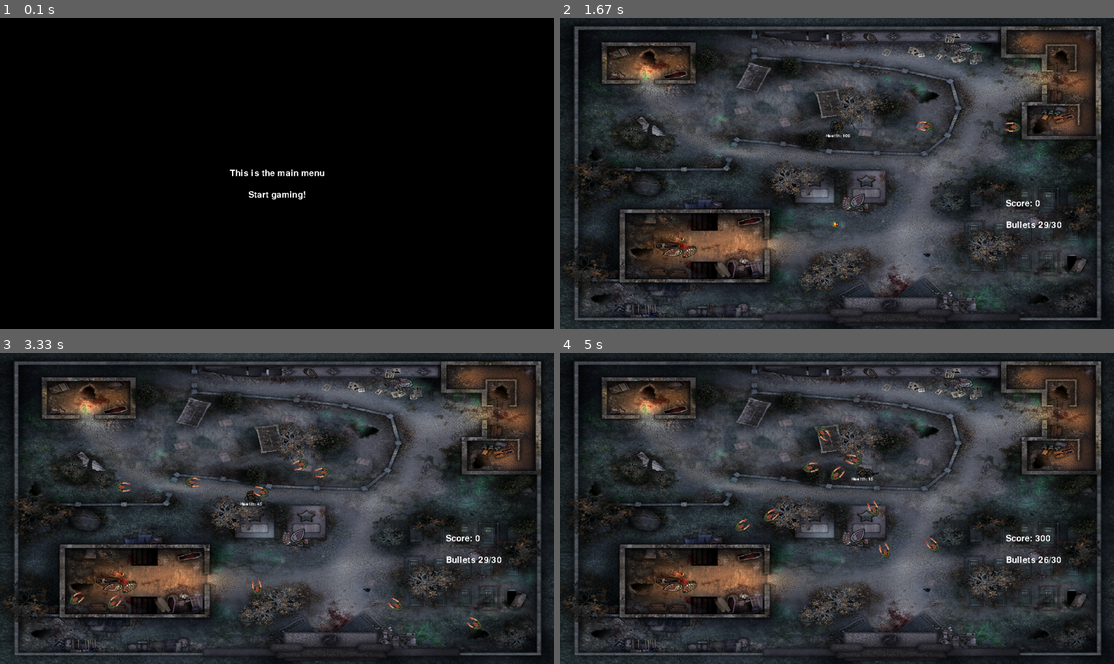
Above: before the commit, frames 1-4 (two rows, left to right).
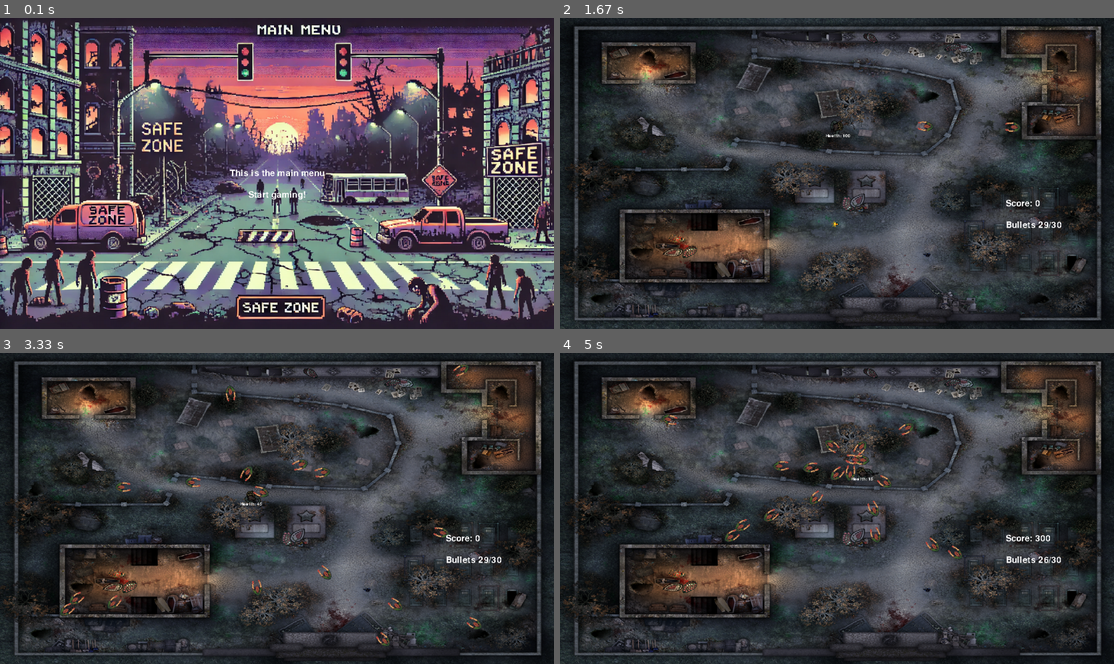
Above: after the commit, the same moments.

Repository: malariaparasiet/soloGame
Game: pygame game, started from main.py
Two runs of this game, one before a commit and one after it. Both use one fixed random seed, a clock stepped at 60 frames per second and the inputs below.
Inputs (mouse positions are in pixels of both pictures, inside the frame that each line leads up to):
- Up to frame 1 (0.1 s): no input
- Up to frame 2 (1.67 s): press the mouse at (837, 195) at 0.87 s; move the mouse to (859, 170) at 0.97 s; release the mouse at (875, 148) at 1.1 s; hold W 1.17-1.63 s; move the mouse to (814, 229) at 1.2 s
- Up to frame 3 (3.33 s): hold D 1.67-2.13 s; move the mouse to (315, 436) at 1.7 s; tap U at 1.82, 3.22 s; hold A 2.17-2.7 s; move the mouse to (171, 570) at 2.2 s; hold S 2.73-3.03 s; move the mouse to (155, 604) at 2.77 s; hold A from 3.07 s (still down); move the mouse to (470, 570) at 3.1 s
- Up to frame 4 (5 s): release A at 3.47 s; press the mouse at (837, 530) at 3.53 s; move the mouse to (942, 458) at 3.63 s; release the mouse at (1041, 390) at 3.77 s; hold W 3.83-4.2 s; click (881, 527) at 3.92 s; hold D 4.23-4.87 s; click (892, 393) at 4.32 s; tap U at 4.38 s; hold S from 4.9 s (still down); click (969, 449) at 4.98 s

The runs differ from the first frame. In frame 1, 99% of the frame differs, in the area x 0-100%, y 0-100%; in frame 2, nothing differs; in frame 3, 0.4%; in frame 4, 0.7%.

Commit message:
did some stuff
check main for todolist

Diff:
--- a/bullet_class.py
+++ b/bullet_class.py
@@ -57,7 +57,7 @@
             # Add the new bullet to the list with rect
             bullet_rect = self.scaledImage.get_rect(center=(x, y))
             self.bulletList.append({'x': x, 'y': y, 'angle': angle_rad, 'rect': bullet_rect})
-            logging.info(f"Bullet fired at: x: {x}, y: {y}")
+            # logging.info(f"Bullet fired at: x: {x}, y: {y}")
 
         if self.shoot == False and pygame.time.get_ticks() - self.lastShootTime > 300:
             self.shoot = True
--- a/enemy_class.py
+++ b/enemy_class.py
@@ -23,12 +23,12 @@
 
     def GenerateEnemy(self):
         # Randomly spawn an enemy based on spawn rate and list size
-        if random.randint(1,5) == random.randint(1,5) and len(self.enemyList) < 10:
+        if random.randint(1,5) == random.randint(1,5) and len(self.enemyList) <= 35:
             posX = random.randint(0, infoObject.current_w)
             posY = random.randint(0, infoObject.current_h)
 
             # Debugging spawn position
-            logging.debug(f"Generating an enemy at position ({posX}, {posY})")
+            # logging.debug(f"Generating an enemy at position ({posX}, {posY})")
 
             # Create a new enemy dictionary with position and rect
             rectImage = self.scaledImage.get_rect(center=(posX, posY))
@@ -48,10 +48,10 @@
             rect.x += dx * self.speed
             rect.y += dy * self.speed
 
-    def check_if_shot(self, player):
-        for enemy in self.enemyList:
-            if enemy['rect'].colliderect(player.rot_image_rect):
-                logging.debug(f"Collision detected between player and enemy at {enemy['rect'].topleft}")
+    # def check_if_shot(self, player):
+    #     for enemy in self.enemyList:
+    #         if enemy['rect'].colliderect(player.rot_image_rect):
+    #             logging.debug(f"Collision detected between player and enemy at {enemy['rect'].topleft}")
 
     def look_at_player(self, player):
         for enemy in self.enemyList:
--- a/main.py
+++ b/main.py
@@ -7,8 +7,16 @@
 from background_class import Background
 from menus import Menus
 
+#TODO
+#1. Sound effects
+#2. Maak tekst mooier
+#3. Voeg animatie toe
+#4. Speed up spelletje
+#5. Voeg comments toe en maak de code beter als het kan
 
 #initializing
+pygame.mixer.pre_init(44100, 16, 2, 4096)
+pygame.font.init()
 pygame.init()
 logging.basicConfig(level=logging.DEBUG, format="%(asctime)s -  %(levelname)s - %(message)s")
 
@@ -39,11 +47,10 @@
         player.checkIfInsideBoundry()
         player.playerLooksAtMouse()
         player.movement()
-        player.updateVariables()
         player.isBeingTouchedByEnemy()
 
         enemy.GenerateEnemy()
-        enemy.check_if_shot(player)
+        # enemy.check_if_shot(player)
         enemy.move_towards_player(player)
         enemy.look_at_player(player)
 
@@ -52,10 +59,6 @@
         bullet.shooting(player)
         bullet.check_if_shot_enemy(enemy)
 
-        menus.killedMenuCheck()
-
-        pygame.font.init()
-
         font = pygame.font.Font("graphics\AurulentSansMNerdFontPropo-Regular.otf", 30)
         font_health = pygame.font.Font("graphics\AurulentSansMNerdFontPropo-Regular.otf", 15)
 
@@ -63,7 +66,7 @@
         clipSizeText_surface = font.render(f'Bullets {bullet.clip_size}/30', False, (255,255,255))
         screen.blit(clipSizeText_surface, (infoObject.current_w - 250, infoObject.current_h - 250))
 
-        scoreText_surface = font.render(f'Score: {player.score}', False, (255,255,255))
+        scoreText_surface = font.render(f'Score: {bullet.score}', False, (255,255,255))
         screen.blit(scoreText_surface, (infoObject.current_w - 250, infoObject.current_h - 300))
 
         healthText_surface = font_health.render(f'Health: {player.health}', False, (255,255,255))
@@ -83,7 +86,8 @@
     elif menus.mainMenuActive:
         menus.mainMenu()
 
-    elif menus.killedMenuActive:
+    if menus.killedMenuActive and player.health <= 0:
+        menus.gameRunning = False
         menus.killedMenu()
 
     pygame.display.flip()
--- a/menus.py
+++ b/menus.py
@@ -16,19 +16,17 @@
     def __init__(self, screen):
         self.gameRunning = False
         self.mainMenuActive = True
-        self.killedMenuActive = False
+        self.killedMenuActive = True
         self.screen = screen
-        self.mousepos = None
 
-    def UpdateVars(self):
-        self.mousepos = pygame.mouse.get_pos()
-
-    def killedMenuCheck(self):
-        from main import player
-        if self.gameRunning == False and player.health <= 0:
-            self.killedMenuActive = True
 
     def mainMenu(self):
+
+        mainMenuBG_ogImg = pygame.image.load("graphics/mainMenuBG.png").convert()
+        mainMenuBG_image = pygame.transform.scale(mainMenuBG_ogImg, (infoObject.current_w, infoObject.current_h))
+
+        self.screen.blit(mainMenuBG_image, (0,0))
+
         font = pygame.font.Font("graphics\AurulentSansMNerdFontPropo-Regular.otf", 30)
 
         mainMenu_Text1 = font.render(f'This is the main menu', False, (255,255,255))
@@ -39,16 +37,45 @@
         mainMenu_Text2Rect = mainMenu_Text2.get_rect(center=(infoObject.current_w / 2, infoObject.current_h / 2 + 50))
         self.screen.blit(mainMenu_Text2, mainMenu_Text2Rect)
 
-        # self.mousepos = pygame.mouse.get_pos()
-
-        # print(self.mousepos)
-
         if mainMenu_Text2Rect.collidepoint(pygame.mouse.get_pos()):
-            print(pygame.mouse.get_pos())
             if pygame.mouse.get_pressed()[0]:  # Left click
                 logging.info("Starting the game!")
                 self.mainMenuActive = False
                 self.gameRunning = True
 
     def killedMenu(self):
-        pass
+
+        killedMenuBG_ogImg = pygame.image.load("graphics/killedMenuBG.png").convert()
+        killedMenuBG_image = pygame.transform.scale(killedMenuBG_ogImg, (infoObject.current_w, infoObject.current_h))
+
+        self.screen.blit(killedMenuBG_image, (0,0))
+
+        font = pygame.font.Font("graphics\AurulentSansMNerdFontPropo-Regular.otf", 30)
+
+        killedMenuText1 = font.render(f'You got killed :(', False, (255,255,255))
+        killedMenu_Text1Rect = killedMenuText1.get_rect(center=(infoObject.current_w / 2, infoObject.current_h / 2))
+        self.screen.blit(killedMenuText1, killedMenu_Text1Rect)
+
+        killedMenu_Text2 = font.render("Restart your run!", False, (255,255,255))
+        killedMenu_Text2Rect = killedMenu_Text2.get_rect(center=(infoObject.current_w / 2, infoObject.current_h / 2 + 50))
+        self.screen.blit(killedMenu_Text2, killedMenu_Text2Rect)
+
+        if killedMenu_Text2Rect.collidepoint(pygame.mouse.get_pos()):
+            if pygame.mouse.get_pressed()[0]:  # Left click
+                logging.info("Restarting the game!")
+                self.gameRunning = True
+                self.killedMenuActive = False
+                self.gameRunning = True
+
+                from main import enemy, player, bullet
+
+                enemy.enemyList.clear()
+
+                player.rectImage.x = infoObject.current_w / 2
+                player.rectImage.y = infoObject.current_h / 2
+                player.health = 100
+                bullet.score = 0
+
+                bullet.clip_size = 30
+
+                self.killedMenuActive = True
--- a/player_class.py
+++ b/player_class.py
@@ -70,11 +70,6 @@
 
         screen.blit(rot_image, self.rot_image_rect.topleft)
 
-    def updateVariables(self):
-        from main import bullet
-
-        self.score = bullet.score
-
     def isBeingTouchedByEnemy(self):
         from main import enemy
         for enemy in enemy.enemyList:
Binary file added: graphics/killedMenuBG.png
Binary file added: graphics/mainMenuBG.png
